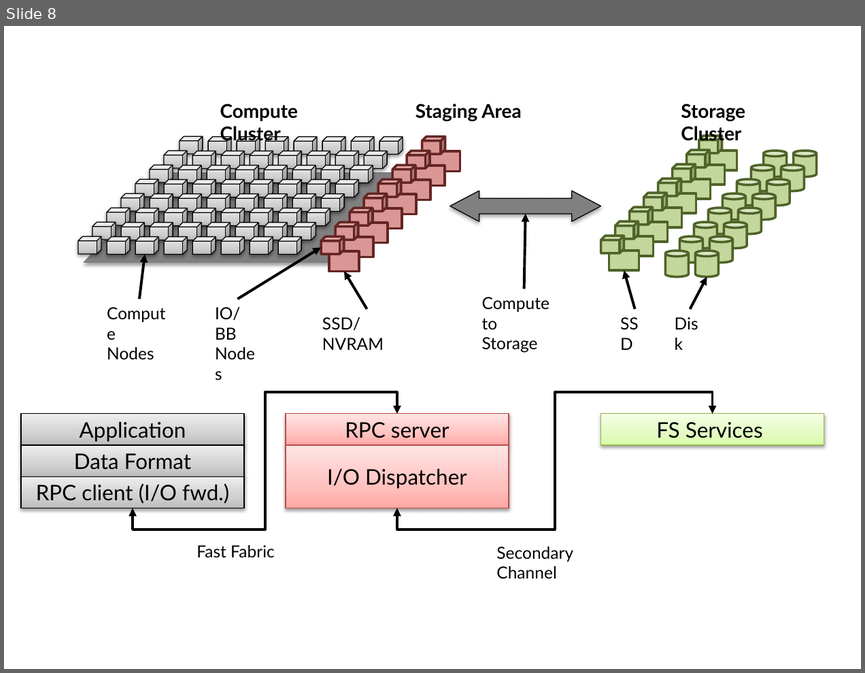
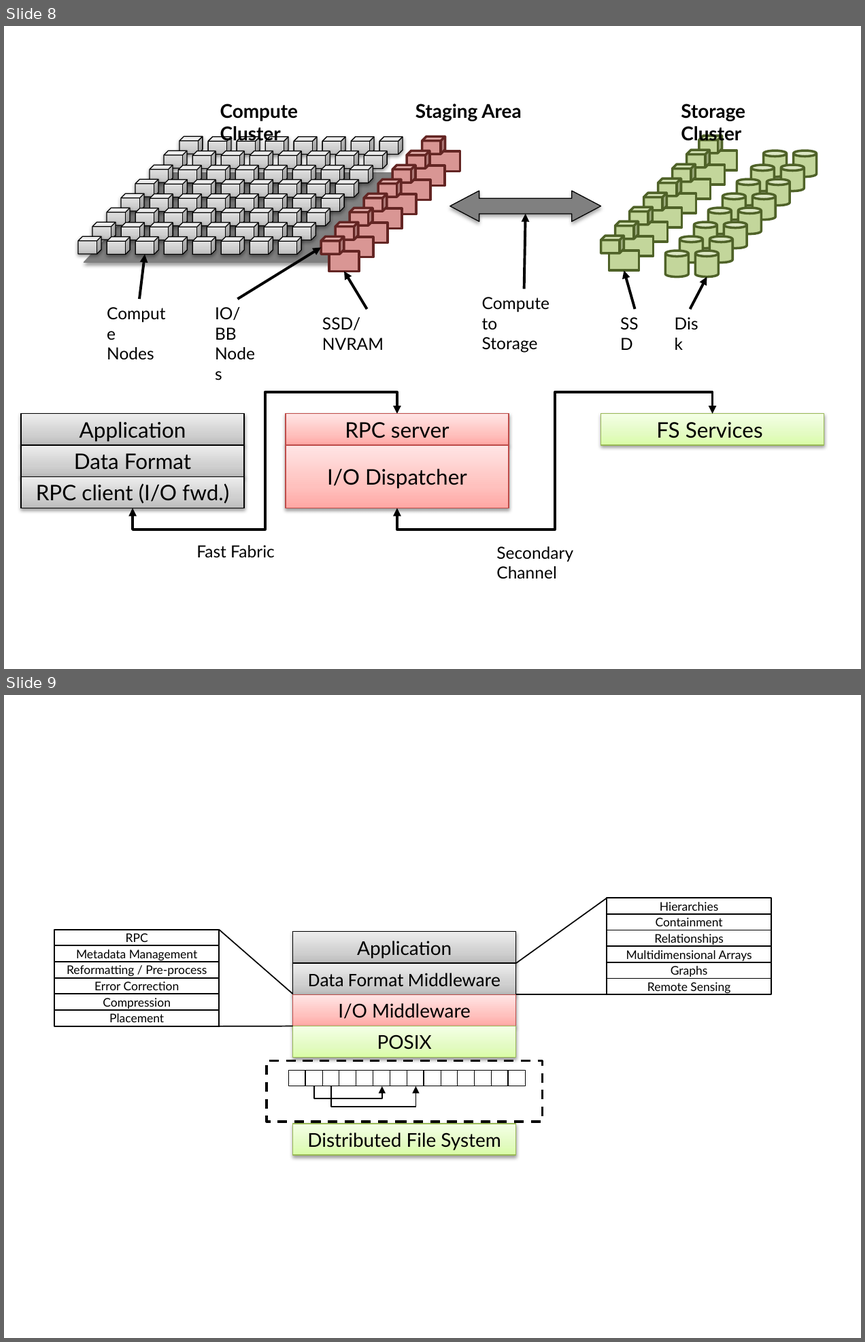
Before and after one commit to ivotron/ivotron.github.io, a slide deck: images/diagrams/2013-10-22-exascale.pptx. Shown one above the other, each under a label of ours: slide 8 before the commit, slides 8 and 9 after it. The pictures are 865x673 and 865x1342 pixels, drawn with LibreOffice and Linux fonts; fonts in the diff are those of the drawing. Boxes give left, top, right and bottom in pixels: in the first picture for what was removed or moved away, otherwise in the second. Text is boxed around its words. In the diff, an @@ line names an element or a change of style, - is before the commit and + after.

```diff
--- a/images/diagrams/2013-10-22-exascale.pptx
+++ b/images/diagrams/2013-10-22-exascale.pptx
@@ slide 9 added at (4, 695, 861, 1338), background #FFFFFF @@
@@ line added from (606, 898) to (516, 963), #000000 1 pt @@
@@ rectangle added at (606, 898, 771, 915), fill #FFFFFF, outline #000000 1 pt, 10 pt, text #000000 @@
+Hierarchies
@@ rectangle added at (606, 913, 771, 930), fill #FFFFFF, outline #000000 1 pt, 10 pt, text #000000 @@
+Containment
@@ line added from (293, 994) to (219, 930), #000000 1 pt @@
@@ rectangle added at (606, 930, 771, 946), fill #FFFFFF, outline #000000 1 pt, 10 pt, text #000000 @@
+Relationships
@@ rectangle added at (606, 946, 771, 962), fill #FFFFFF, outline #000000 1 pt, 10 pt, text #000000 @@
+Multidimensional Arrays
@@ rectangle added at (606, 962, 771, 979), fill #FFFFFF, outline #000000 1 pt, 10 pt, text #000000 @@
+Graphs
@@ rectangle added at (606, 979, 771, 995), fill #FFFFFF, outline #000000 1 pt, 10 pt, text #000000 @@
+Remote Sensing
@@ line added from (606, 995) to (516, 995), #000000 1 pt @@
@@ group added at (54, 930, 219, 1027): 6 rectangles @@
+RPC
+Metadata Management
+Reformatting / Pre-process
+Error Correction
+Compression
+Placement
@@ line added from (293, 1025) to (219, 1025), #000000 1 pt @@
@@ group added at (293, 932, 515, 1057): 4 rectangles @@
+Application
+Data Format Middleware
+I/O Middleware
+POSIX
@@ group added at (266, 1061, 542, 1121): 15 rectangles, 2 elbow arrows @@
@@ rectangle added at (293, 1123, 515, 1155), fill gradient #DAFDA7 to #E4FCC2 to #F5FFE7, outline #98B955 0.75 pt, 16 pt, text #000000 @@
+Distributed File System
```
Also in this commit, not shown: 1 other slide added, 3 other files.
